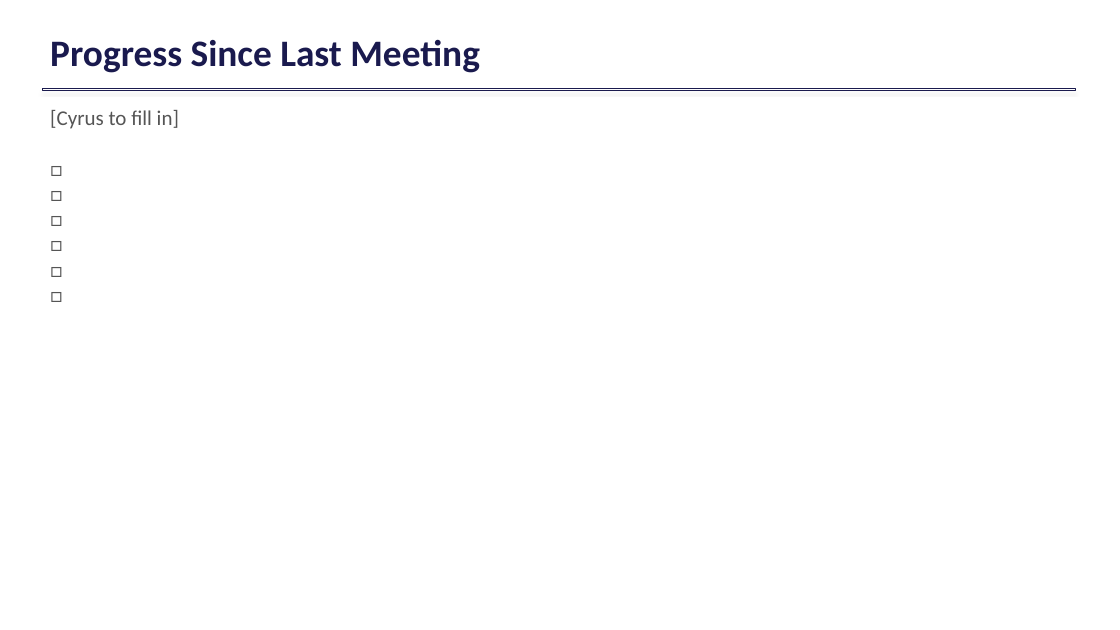
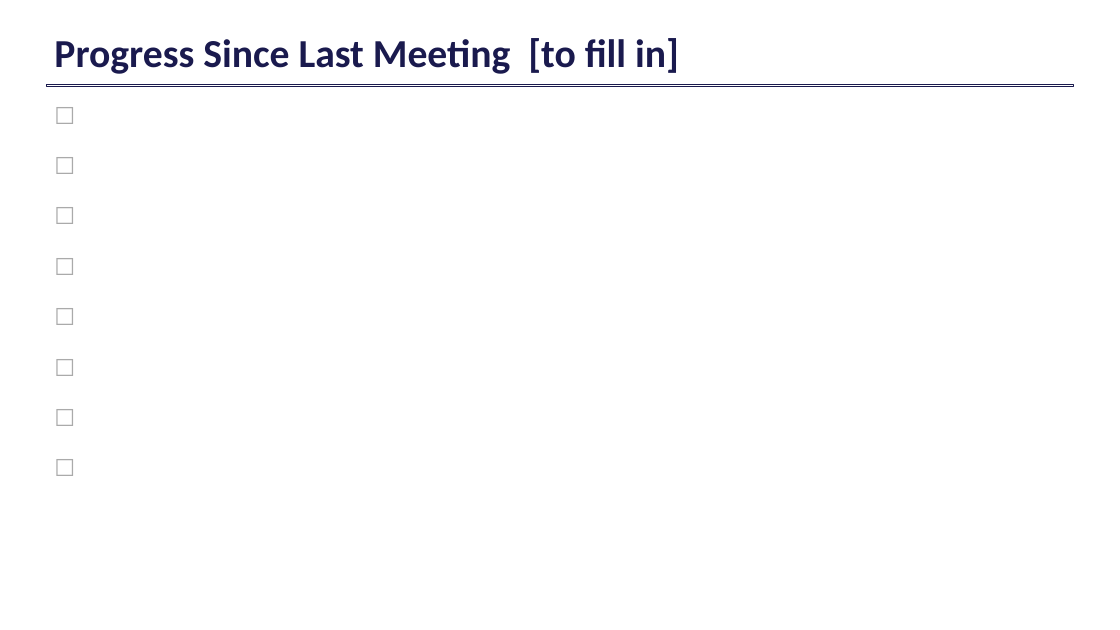
Before and after one commit to cyrusurheim29/batping, a slide deck: slide 3 of siglent_project/BATPING_presentation_July2026.pptx. Drawn at 1120x630 pixels with LibreOffice and Linux fonts; fonts in the diff are those of the drawing. Boxes give left, top, right and bottom in pixels: in the first picture for what was removed or moved away, otherwise in the second. Text is boxed around its words. In the diff, an @@ line names an element or a change of style, - is before the commit and + after.

```diff
--- a/siglent_project/BATPING_presentation_July2026.pptx
+++ b/siglent_project/BATPING_presentation_July2026.pptx
@@ text at (x1=54, y1=38, x2=679, y2=74): text changed; size 32 to 34 pt @@
-Progress Since Last Meeting
+Progress Since Last Meeting [to fill in]
@@ rectangle resized from (x1=42, y1=88, x2=1075, y2=91) to (x1=46, y1=84, x2=1074, y2=87) @@
@@ text added at (x1=46, y1=97, x2=1074, y2=139), 20 pt, text #AAAAAA @@
+☐
@@ text removed at (x1=50, y1=110, x2=179, y2=129) @@
-[Cyrus to fill in]
-□
-□
-□
-□
-□
-□
@@ text added at (x1=46, y1=147, x2=1074, y2=189), 20 pt, text #AAAAAA @@
+☐
@@ text added at (x1=46, y1=197, x2=1074, y2=239), 20 pt, text #AAAAAA @@
+☐
@@ text added at (x1=46, y1=248, x2=1074, y2=290), 20 pt, text #AAAAAA @@
+☐
@@ text added at (x1=46, y1=298, x2=1074, y2=340), 20 pt, text #AAAAAA @@
+☐
@@ text added at (x1=46, y1=349, x2=1074, y2=391), 20 pt, text #AAAAAA @@
+☐
@@ text added at (x1=46, y1=399, x2=1074, y2=441), 20 pt, text #AAAAAA @@
+☐
@@ text added at (x1=46, y1=450, x2=1074, y2=492), 20 pt, text #AAAAAA @@
+☐
```
Also in this commit, not shown: 12 other slides changed, 9 slides added, 4 slides removed, 1 other file.
